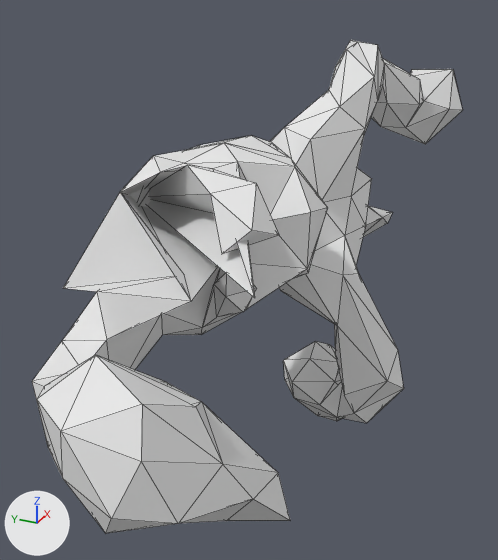
The OBJ model mesh_cnn/datasets/random_walks/T598.obj: old version first, new version second.
Both versions are drawn from a 50 mm camera at (-1.462, -0.565, 0.642) aimed at (-0.055, 0.068, -0.061). Arrows for +X, +Y and +Z are at lower left; the lights stay in place. Mesh edges are drawn as thin lines. Where no turn or scale is listed for an object, it has been applied to the vertices.

Objects in the first picture: 'T598'.
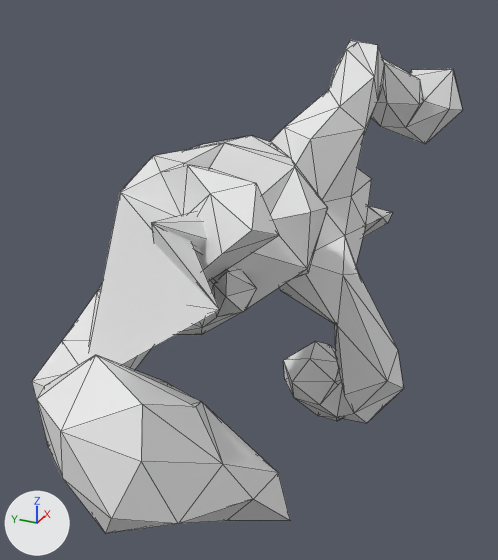
Edits to the bpy script that builds the scene:
```text
Change me_t598:
    where me_t598.from_pydata(...)  # 252 vertices, 500 faces; spans x -0.87..0.77, y -0.32..0.44, z -0.58..0.46
    used by ob_t598; location = (0.0, 0.0, 0.0)
    me_t598 part 1
    me_t598.vertices[181].co: (-0.27, -0.01, 0.29) -> (-0.52, 0.13, 0.04)  # pixel (237, 161) -> not seen
    me_t598.vertices[186].co: (-0.32, 0.01, 0.1) -> (-0.6, -0.01, 0.28)  # not seen -> pixel (151, 222)
    me_t598.vertices[188].co: (-0.64, -0.2, 0.2) -> (-0.34, 0.0, 0.24)  # pixel (254, 298) -> not seen
    me_t598.vertices[198].co: (-0.41, -0.08, 0.23) -> (-0.49, 0.11, 0.01)
    me_t598.vertices[200].co: (-0.75, -0.16, 0.24) -> (-0.76, -0.21, 0.24)  # pixel (191, 301) -> pixel (219, 310)
    me_t598.vertices[202].co: (-0.3, 0.44, -0.05) -> (-0.4, 0.21, 0.1)  # pixel (62, 288) -> not seen
    me_t598.vertices[203].co: (-0.11, 0.34, 0.13) -> (-0.41, 0.04, 0.22)
    me_t598.vertices[207].co: (-0.63, -0.08, 0.22) -> (-0.64, 0.13, -0.04)  # pixel (184, 274) -> not seen
```

Where the change shows, as pixel boxes (x1, y1, x2, y2) in the pictures (498 x 560 px; the box of a moved part takes in the faces that stretch with it):
part 1 of me_t598, moved or reshaped: before (63, 143, 307, 340); after (89, 143, 307, 365)
